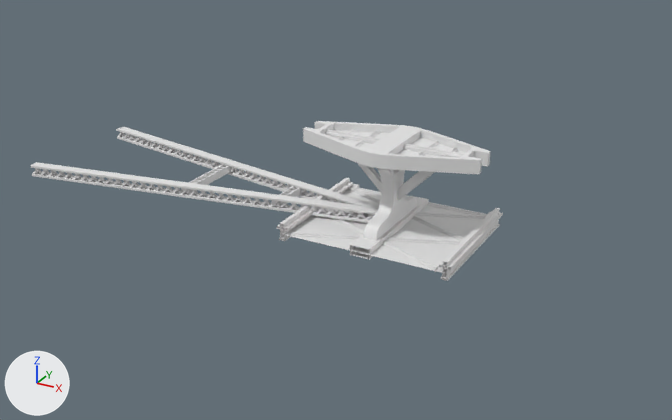
What one commit did to the FBX model Assets/3Dmodels/3Dmodels_Infrastructure/3Dmodels_Infrastructure_Railing/3Dmodels_Infrastructure_Railing.fbx.
Camera for both pictures: a 50 mm camera at (10.48, -22.4, 11.07) aimed at (-1.77, -0.12, -0.07). Lighting does not change. The marker at lower left points along +X, +Y and +Z. The older version comes first. Where no turn or scale is listed for an object, it has been applied to the vertices.

Objects in the first picture: 'Monorail SupportingFrame', 'Railing RoofSupporter', 'Railing_Section'.
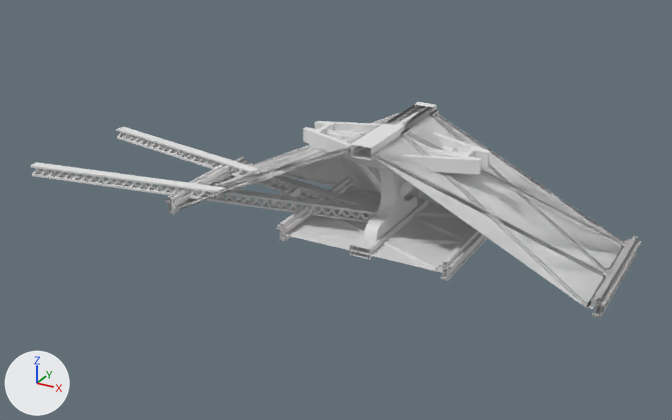
Patch to the scene script:
```diff
--- a/Assets/3Dmodels/3Dmodels_Infrastructure/3Dmodels_Infrastructure_Railing/3Dmodels_Infrastructure_Railing.fbx.py
+++ b/Assets/3Dmodels/3Dmodels_Infrastructure/3Dmodels_Infrastructure_Railing/3Dmodels_Infrastructure_Railing.fbx.py
@@ mat_material_009 @@
+mat_material_009 = principled_material('Material.009')
+mat_material_009.base_color = (0.8, 0.8, 0.8)  # white #e7e7e7
@@ mat_material_010 @@
+mat_material_010 = principled_material('Material.010')
+mat_material_010.base_color = (0.8, 0.8, 0.8)  # white #e7e7e7
@@ mat_material_012 @@
+mat_material_012 = principled_material('Material.012')
+mat_material_012.base_color = (0.8, 0.8, 0.8)  # white #e7e7e7
@@ mat_material_011 @@
+mat_material_011 = principled_material('Material.011')
+mat_material_011.base_color = (0.8, 0.8, 0.8)  # white #e7e7e7
@@ me_plane_021 @@
+me_plane_021.from_pydata(...)  # 554 vertices, 286 faces; spans x -6.67..6.67, y -2.0..2.3, z -0.46..2.84
+# faces by material slot: [278, 8]
+me_plane_021.materials.append(mat_material_010)  # white #e7e7e7
+me_plane_021.materials.append(mat_material_009)  # white #e7e7e7
@@ me_plane_010 @@
+me_plane_010.from_pydata(...)  # 304 vertices, 154 faces; spans x -6.67..6.67, y -2.0..2.21, z -0.46..2.84
+# faces by material slot: [150, 4]
+me_plane_010.materials.append(mat_material_011)  # white #e7e7e7
+me_plane_010.materials.append(mat_material_012)  # white #e7e7e7
@@ ob_stationroff_end @@
+ob_stationroff_end = bpy.data.objects.new('StationRoff End', me_plane_021)
+ob_stationroff_end.location = (0.0, 0.0, 0.0)
@@ ob_stationroff_main @@
+ob_stationroff_main = bpy.data.objects.new('StationRoff Main', me_plane_010)
+ob_stationroff_main.location = (0.0, 0.0, 0.0)
```

Changed parts and their boxes [x1, y1, x2, y2] in the pictures (672 x 420 px):
'StationRoff End', added
    after: [165, 102, 641, 318]
    faces in mat_material_009 (white #e7e7e7): [179, 116, 622, 306]
    faces in mat_material_010 (white #e7e7e7): [165, 102, 641, 318]
'StationRoff Main', added
    after: [166, 105, 641, 318]
    faces in mat_material_011 (white #e7e7e7): [166, 105, 641, 318]
    faces in mat_material_012 (white #e7e7e7): [188, 117, 622, 307]
